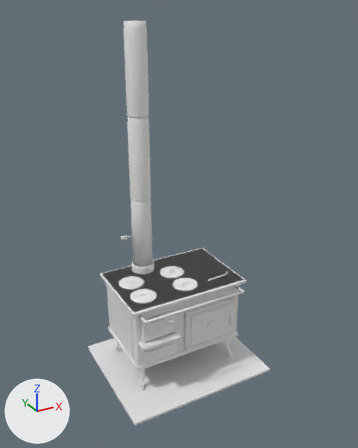
What one commit did to the glTF model assets/props/models/cookstove.glb.
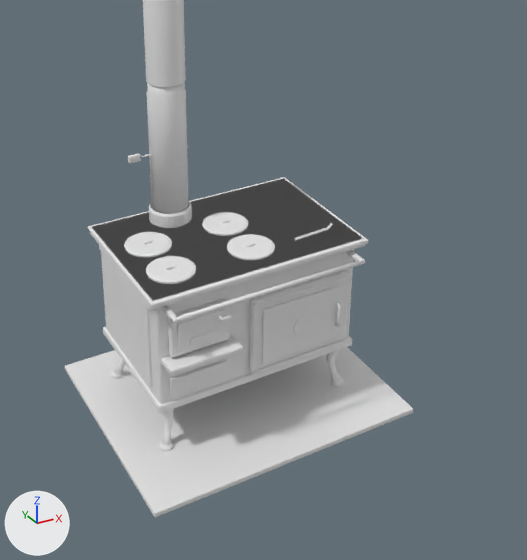
Old and new are each drawn whole from a camera (50 mm lens) standing at (-1.55, -2.92, 2.62) and looking at (0.01, -0.09, 1.21) and again close up on the part from 15% to 92% of the width and 35% to 100% of the height. Arrows for +X, +Y and +Z are at lower left; the lights stay in place. The first two pictures are the older version. Vertices at exactly the same position are counted once.

In view in the first close-up: 'Board', 'Body', 'FireDoor', 'Nickel', 'OvenDoor', 'Pipe0', 'Pipe1', 'Top' and 3 more.
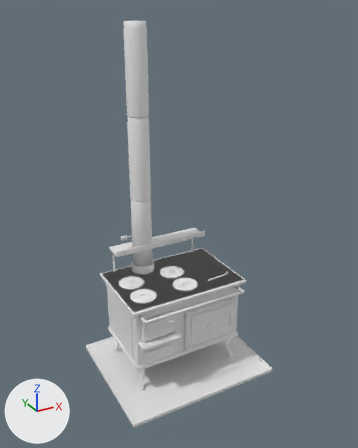
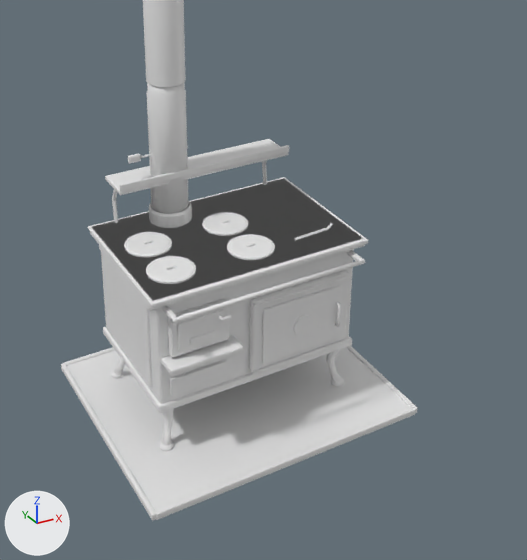
What changed in the scene script:
```text
Change me_board:
    used by ob_board; location = (0.0, 0.0, 0.0)
    remove me_board.from_pydata(...)  # 56 vertices, 108 faces; spans x -0.58..0.58, y -0.54..0.42, z 0.0..0.022
    add me_board.from_pydata(...)  # 280 vertices, 540 faces; spans x -0.594..0.594, y -0.554..0.434, z 0.0..0.03
    me_board part 1: a new loose piece of 56 vertices spanning x -0.594..-0.574, y -0.55..0.43, z 0.0..0.03
    me_board part 2: a new loose piece of 56 vertices spanning x -0.58..0.58, y 0.414..0.434, z 0.0..0.03
    me_board part 3: a new loose piece of 56 vertices spanning x 0.574..0.594, y -0.55..0.43, z 0.0..0.03
    me_board part 4: a new loose piece of 56 vertices spanning x -0.58..0.58, y -0.554..-0.534, z 0.0..0.03
Change me_top:
    used by ob_top; location = (0.0, 0.0, 0.0)
    remove me_top.from_pydata(...)  # 745 vertices, 1398 faces; spans x -0.465..0.465, y -0.315..0.315, z 0.702..0.797
    add me_top.from_pydata(...)  # 909 vertices, 1710 faces; spans x -0.465..0.465, y -0.315..0.315, z 0.702..0.976
    me_top part 5: a new loose piece of 56 vertices spanning x -0.38..0.38, y 0.15..0.31, z 0.928..0.946
    me_top part 6: a new loose piece of 56 vertices spanning x -0.38..0.38, y 0.144..0.156, z 0.946..0.976
    me_top part 7: a new loose piece of 26 vertices spanning x -0.357..-0.343, y 0.208..0.312, z 0.736..0.937
    me_top part 8: a new loose piece of 26 vertices spanning x 0.343..0.357, y 0.208..0.312, z 0.736..0.937
```

Changed parts and their boxes (x1, y1, x2, y2) in the close-ups (527 x 560 px):
'Board', reshaped: before (65, 347, 413, 517); after (61, 346, 418, 521)
'Top', reshaped (28% taller): before (88, 177, 366, 310); after (88, 139, 366, 310)
part 1 of me_board, added: after (61, 363, 156, 521)
part 2 of me_board, added (mostly hidden): after (64, 347, 115, 366)
part 3 of me_board, added: after (347, 346, 418, 414)
part 4 of me_board, added: after (155, 407, 416, 520)
part 5 of me_top, added: after (105, 139, 288, 195)
part 6 of me_top, added: after (119, 145, 289, 192)
part 7 of me_top, added: after (112, 189, 118, 223)
part 8 of me_top, added: after (262, 160, 267, 185)
